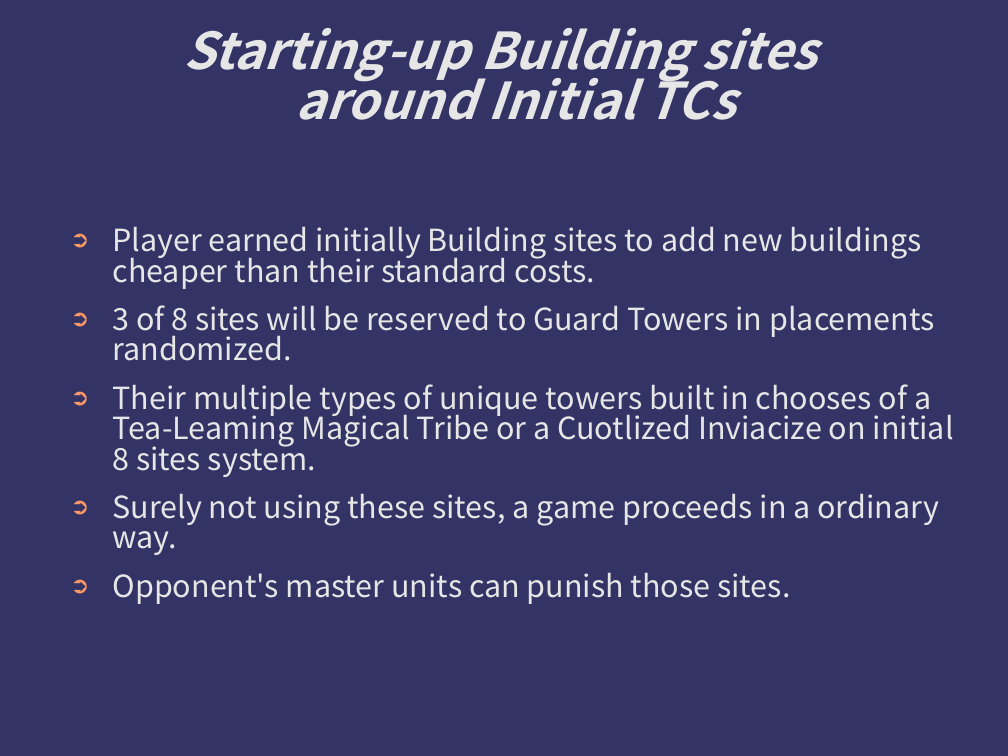
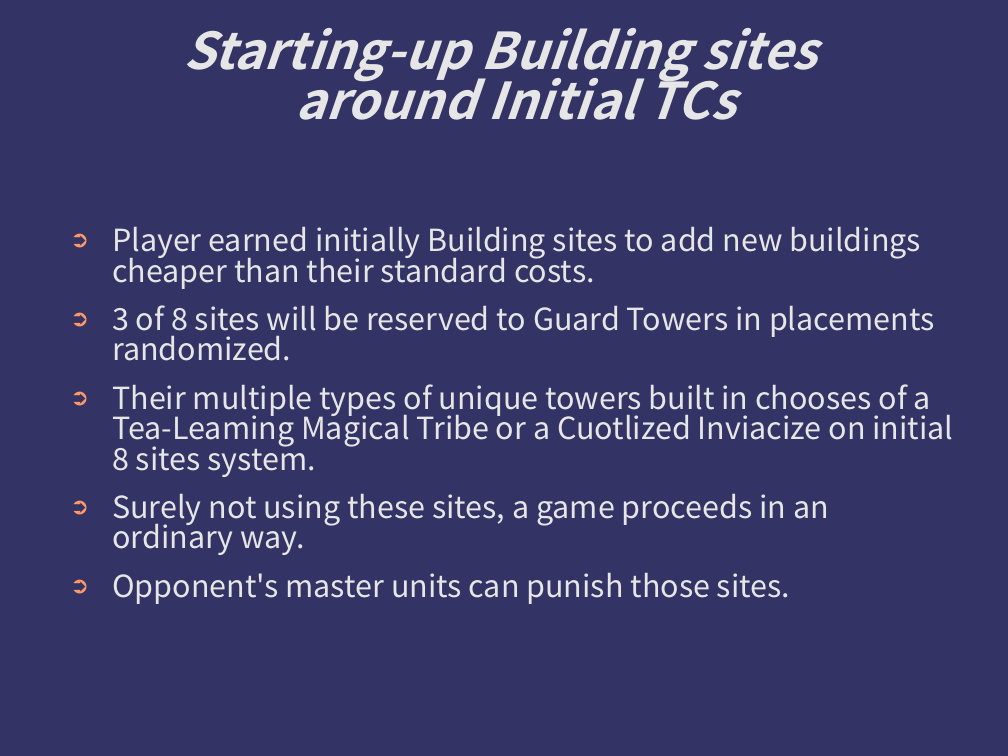
Before and after one commit to kotorize/kotorize, a slide deck: slide 8 of Manuals.ppt. Drawn at 1008x756 pixels with LibreOffice and Linux fonts; fonts in the diff are those of the drawing; background and template pictures are left out. Boxes give left, top, right and bottom in pixels: in the first picture for what was removed or moved away, otherwise in the second. Text is boxed around its words. In the diff, an @@ line names an element or a change of style, - is before the commit and + after.

```diff
--- a/Manuals.ppt
+++ b/Manuals.ppt
@@ text at <box>112,493,829,555</box>: text changed @@
-➲ Surely not using these sites, a game proceeds in a ordinary way.
+➲ Surely not using these sites, a game proceeds in an ordinary way.
```
Also in this commit, not shown: 1 other slide changed, 1 other file.
